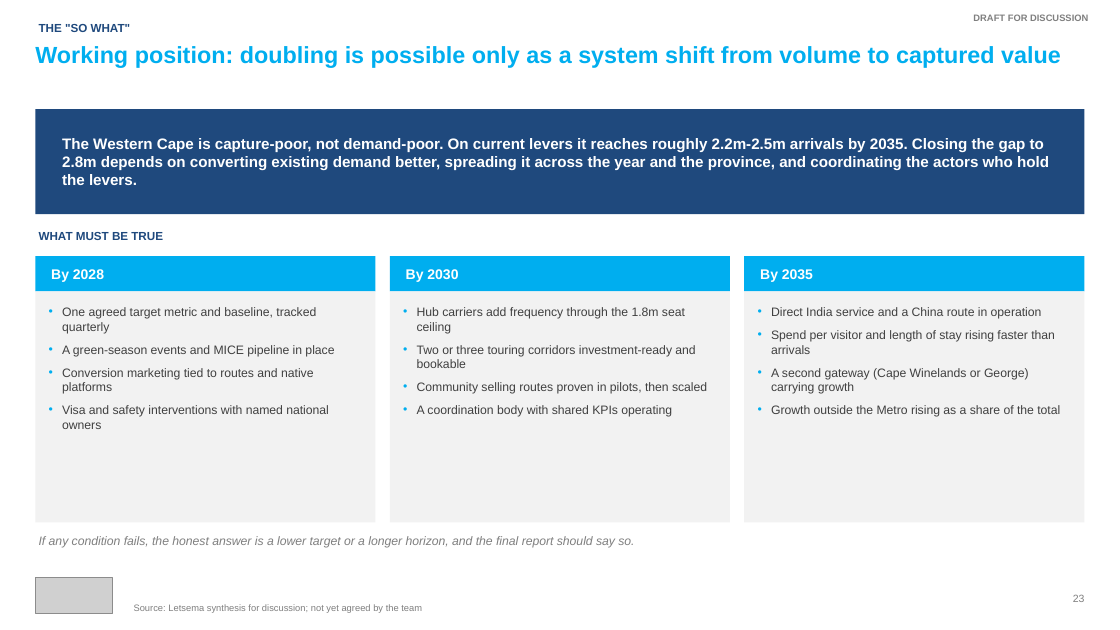
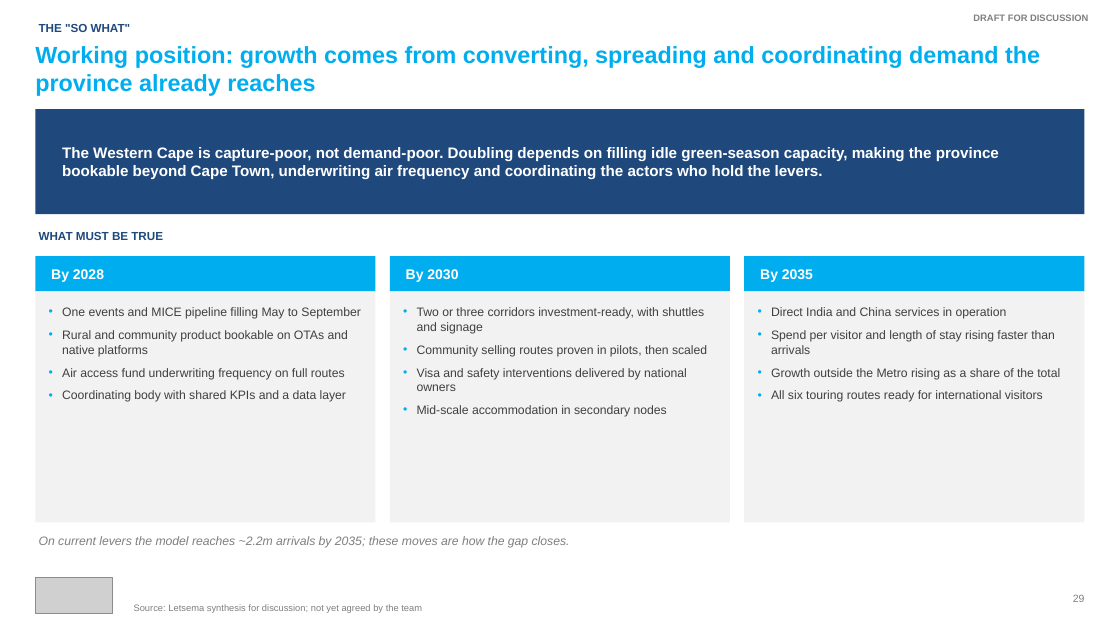
Before and after one commit to Adamastor-ZA/Letsema, a slide deck: slide 29 of deliverables/Wesgro_Unlocking_Tourism_Summary_of_Findings_DRAFT_Oct2026.pptx (slide 23 before the commit). Drawn at 1120x630 pixels with LibreOffice and Linux fonts; fonts in the diff are those of the drawing; grey boxes stand for pictures. Boxes give left, top, right and bottom in pixels: in the first picture for what was removed or moved away, otherwise in the second. Text is boxed around its words. In the diff, an @@ line names an element or a change of style, - is before the commit and + after.

```diff
--- a/deliverables/Wesgro_Unlocking_Tourism_Summary_of_Findings_DRAFT_Oct2026.pptx
+++ b/deliverables/Wesgro_Unlocking_Tourism_Summary_of_Findings_DRAFT_Oct2026.pptx
@@ title at [35, 46, 1040, 96]: text changed @@
-Working position: doubling is possible only as a system shift from volume to captured value
+Working position: growth comes from converting, spreading and coordinating demand the province already reaches
@@ text at [62, 147, 999, 179]: text changed @@
-The Western Cape is capture-poor, not demand-poor. On current levers it reaches roughly 2.2m-2.5m arrivals by 2035. Closing the gap to 2.8m depends on converting existing demand better, spreading it across the year and the province, and coordinating the actors who hold the levers.
+The Western Cape is capture-poor, not demand-poor. Doubling depends on filling idle green-season capacity, making the province bookable beyond Cape Town, underwriting air frequency and coordinating the actors who hold the levers.
@@ text at [62, 307, 361, 402]: text changed @@
-• One agreed target metric and baseline, tracked quarterly
-• A green-season events and MICE pipeline in place
-• Conversion marketing tied to routes and native platforms
-• Visa and safety interventions with named national owners
+• One events and MICE pipeline filling May to September
+• Rural and community product bookable on OTAs and native platforms
+• Air access fund underwriting frequency on full routes
+• Coordinating body with shared KPIs and a data layer
@@ text at [417, 307, 704, 334]: text changed @@
-• Hub carriers add frequency through the 1.8m seat ceiling
-• Two or three touring corridors investment-ready and bookable
+• Two or three corridors investment-ready, with shuttles and signage
@@ text at [771, 307, 1007, 319]: text changed @@
-• Direct India service and a China route in operation
+• Direct India and China services in operation
@@ text at [417, 368, 687, 417]: text changed @@
-• A coordination body with shared KPIs operating
+• Visa and safety interventions delivered by national owners
+• Mid-scale accommodation in secondary nodes
@@ text at [771, 368, 1029, 394]: paragraph removed @@
-• A second gateway (Cape Winelands or George) carrying growth
@@ text at [771, 390, 1043, 402]: paragraph added @@
+• All six touring routes ready for international visitors
@@ text at [39, 536, 570, 548]: text changed @@
-If any condition fails, the honest answer is a lower target or a longer horizon, and the final report should say so.
+On current levers the model reaches ~2.2m arrivals by 2035; these moves are how the gap closes.
@@ text at [1073, 595, 1085, 602]: text changed @@
-23
+29
```
Also in this commit, not shown: 29 other slides changed, 12 slides added, 5 slides removed.
